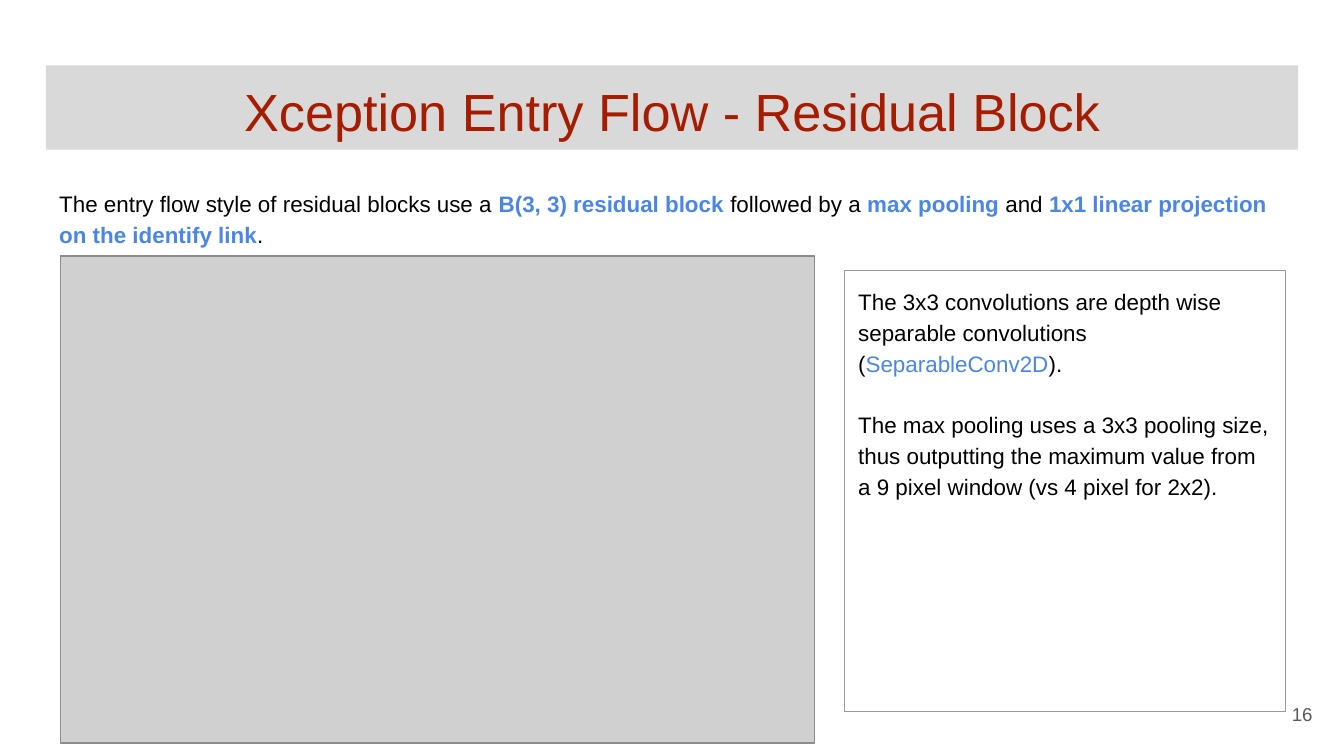
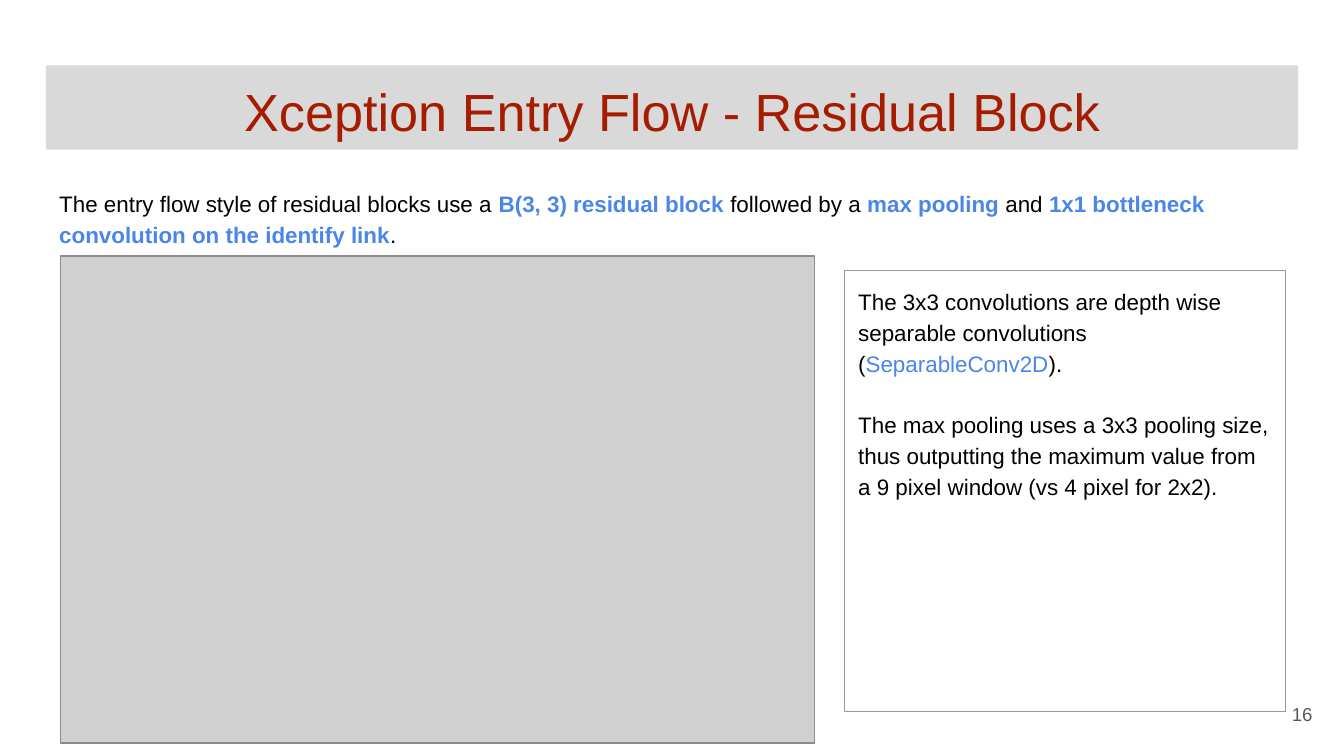
Before and after one commit to GoogleCloudPlatform/keras-idiomatic-programmer, a slide deck: slide 16 of books/deep-learning-design-patterns/Workshops/Junior/Deep Learning Design Patterns - Workshop - Chapter 3.pptx. Drawn at 1344x756 pixels with LibreOffice and Linux fonts; fonts in the diff are those of the drawing; grey boxes stand for pictures. Boxes give left, top, right and bottom in pixels: in the first picture for what was removed or moved away, otherwise in the second. Text is boxed around its words. In the diff, an @@ line names an element or a change of style, - is before the commit and + after.

```diff
--- a/books/deep-learning-design-patterns/Workshops/Junior/Deep Learning Design Patterns - Workshop - Chapter 3.pptx
+++ b/books/deep-learning-design-patterns/Workshops/Junior/Deep Learning Design Patterns - Workshop - Chapter 3.pptx
@@ text at box(59, 195, 1204, 248): text changed @@
-The entry flow style of residual blocks use a B(3, 3) residual block followed by a max pooling and 1x1 linear projection on the identify link.
+The entry flow style of residual blocks use a B(3, 3) residual block followed by a max pooling and 1x1 bottleneck convolution on the identify link.
```
Also in this commit, not shown: 3 other slides changed.
